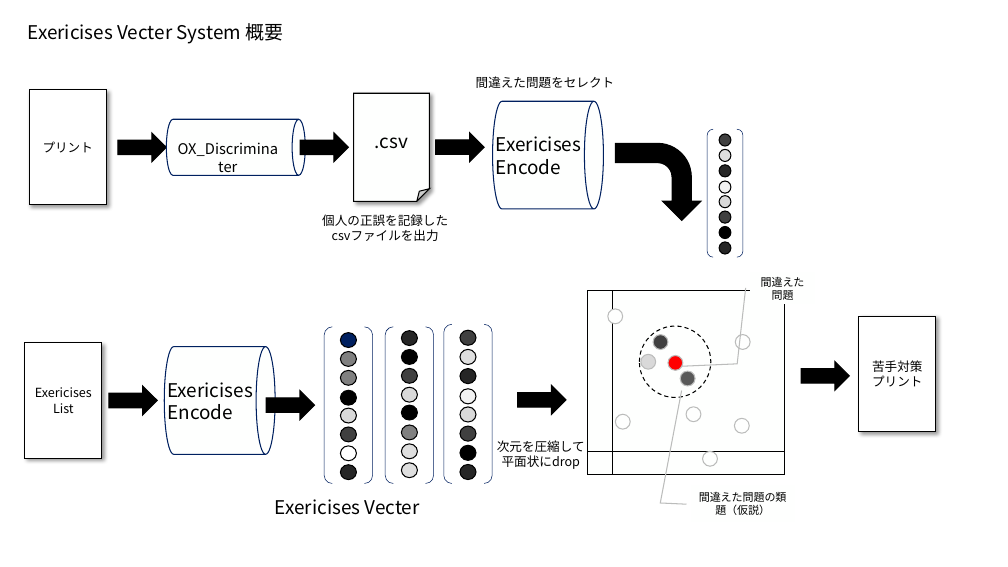
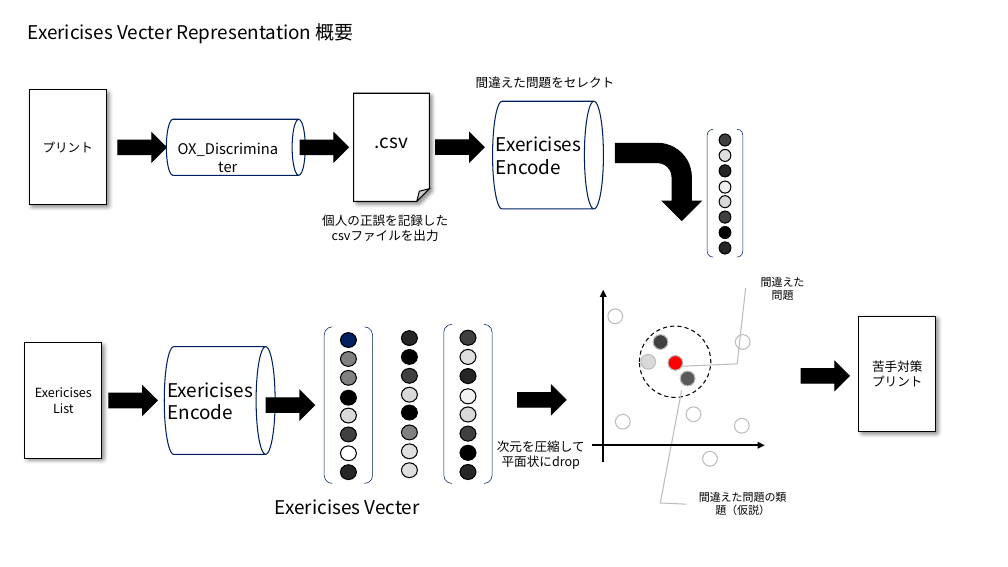
Before and after one commit to Poler382/thesis, a slide deck: slide 2 of pptx/図を作る用.pptx. Drawn at 1008x567 pixels with LibreOffice and Linux fonts; fonts in the diff are those of the drawing. Boxes give left, top, right and bottom in pixels: in the first picture for what was removed or moved away, otherwise in the second. Text is boxed around its words. In the diff, an @@ line names an element or a change of style, - is before the commit and + after.

```diff
--- a/pptx/図を作る用.pptx
+++ b/pptx/図を作る用.pptx
@@ text at [28,23,354,44]: text changed @@
-Exericises Vecter System 概要
+Exericises Vecter Representation 概要
@@ flow chart internal storage removed at [588,290,784,475] @@
@@ arrow added from (603, 463) to (603, 290), #000000 2.25 pt @@
@@ bracket pair removed at [386,327,434,483] @@
@@ arrow added from (592, 445) to (765, 445), #000000 2.25 pt @@
```
Also in this commit, not shown: 9 slides added, 20 other files.
